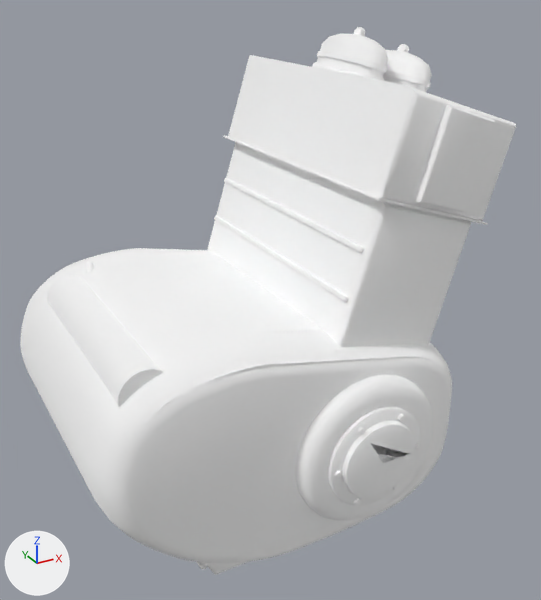
Two versions of the glTF model Data/BikesV2/kits/hartwell_chopper__b_engine_pots_steel.glb, one commit apart.
Both versions are drawn from a 50 mm camera at (0.357, -0.794, 0.885) aimed at (0.781, -0.022, 0.499). Lighting does not change. The marker at lower left points along +X, +Y and +Z. The older version comes first. Vertices at exactly the same position are counted once.

Objects in the first picture: 'hartwell_chopper__b_engine_pots_steel'.
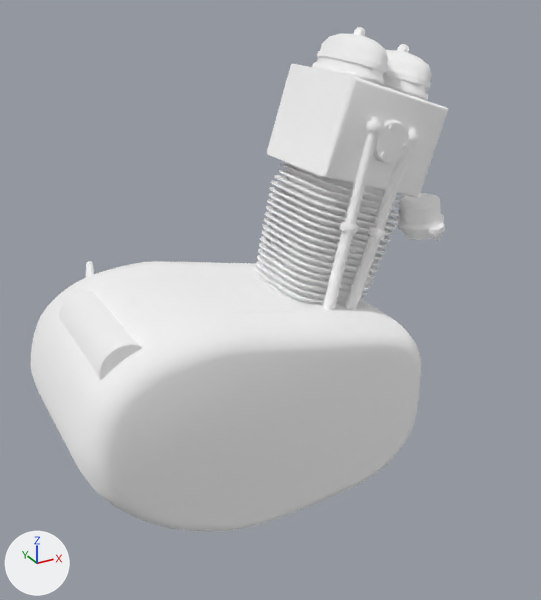
Pixel boxes [x1, y1, x2, y2] of what changed, in the pictures (541 x 600 px; the box of a moved part takes in the faces that stretch with it):
'hartwell_chopper__b_engine_pots_steel', reshaped (16% narrower, 8% shorter)
    before: [20, 27, 516, 574]
    after: [30, 27, 448, 532]
part 1 of me_mesh_0, rebuilt (9% narrower, 14% shorter)
    before: [20, 248, 452, 563]
    after: [30, 261, 421, 532]
part 2 of me_mesh_0, rebuilt (28% narrower, 32% shorter)
    before: [47, 275, 164, 408]
    after: [59, 291, 143, 381]
part 3 of me_mesh_0, rebuilt
    before: [207, 142, 471, 347]
    after: [255, 163, 400, 305]
part 4 of me_mesh_0, rebuilt (37% narrower, 19% shorter)
    before: [228, 55, 516, 221]
    after: [267, 64, 448, 199]
part 5 of me_mesh_0, deleted
    before: [146, 105, 495, 574]
part 6 of me_mesh_0, moved or reshaped
    before: [214, 135, 488, 351]
    after: [373, 120, 445, 241]

What the commit changed:
me_mesh_0 is used by ob_hartwell_chopper__b_engine_pots_steel; location (0.0, 0.0, 0.0).
me_mesh_0 had 6610 vertices, 12324 faces and spanned x 0.495..1.012, y -0.235..0.24, z 0.215..0.823.
me_mesh_0 now has 5450 vertices, 10148 faces and spans x 0.495..1.014, y -0.14..0.146, z 0.235..0.823.
me_mesh_0 part 1: the loose piece of 648 vertices spanning x 0.495..0.96, y -0.2..0.2, z 0.235..0.532 is rebuilt with 648 vertices and now spans x 0.495..0.96, y -0.14..0.14, z 0.235..0.532.
me_mesh_0 part 2: the loose piece of 72 vertices spanning x 0.53..0.59, y -0.17..0.126, z 0.468..0.528 is rebuilt with 72 vertices and now spans x 0.53..0.59, y -0.11..0.066, z 0.468..0.528, in mat_s022 (white #ffffff).
me_mesh_0 part 3: the loose piece of 48 vertices spanning x 0.777..0.963, y -0.18..0.18, z 0.451..0.662 is rebuilt with 1479 vertices and now spans x 0.78..0.957, y -0.075..0.075, z 0.45..0.659, in mat_s024 (white #ffffff).
me_mesh_0 part 4: the loose piece of 48 vertices spanning x 0.819..1.012, y -0.185..0.185, z 0.616..0.779 is rebuilt with 48 vertices and now spans x 0.823..1.008, y -0.073..0.073, z 0.617..0.777, in mat_s024 (white #ffffff).
me_mesh_0 part 5: 58 loose pieces with 3024 vertices, spanning x 0.518..1.007, y -0.235..0.24, z 0.215..0.758, are deleted.
me_mesh_0 part 6: 1 vertex moved within x 0.897, y -0.08, z 0.712; 506 vertices removed from x 0.771..1.007, y -0.186..0.186, z 0.449..0.669; 899 vertices added at x 0.643..1.014, y -0.102..0.146, z 0.425..0.724.
Other edits to the shape of me_mesh_0 do not show in these pictures.
me_mesh_0 no longer uses material mat_s152 (white #ffffff).
